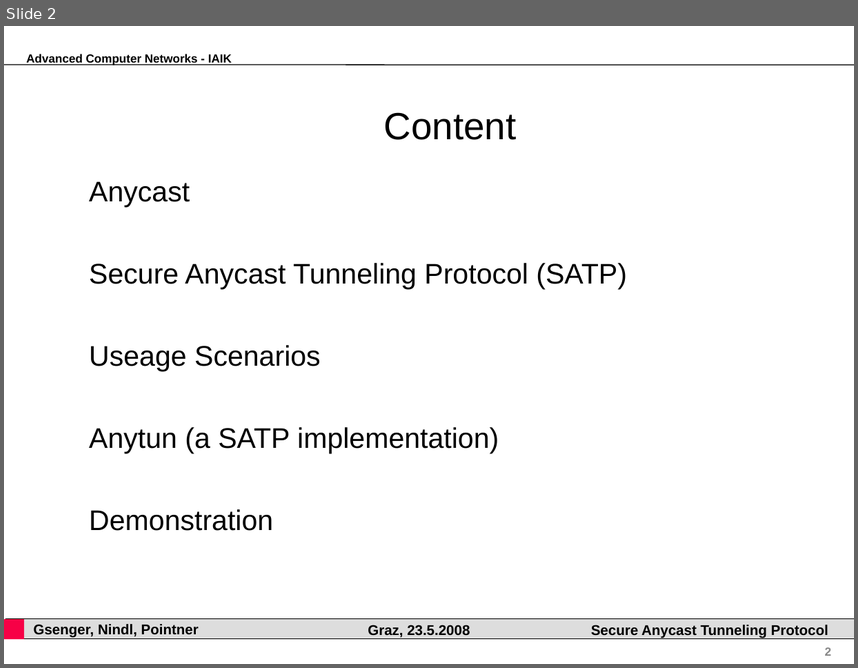
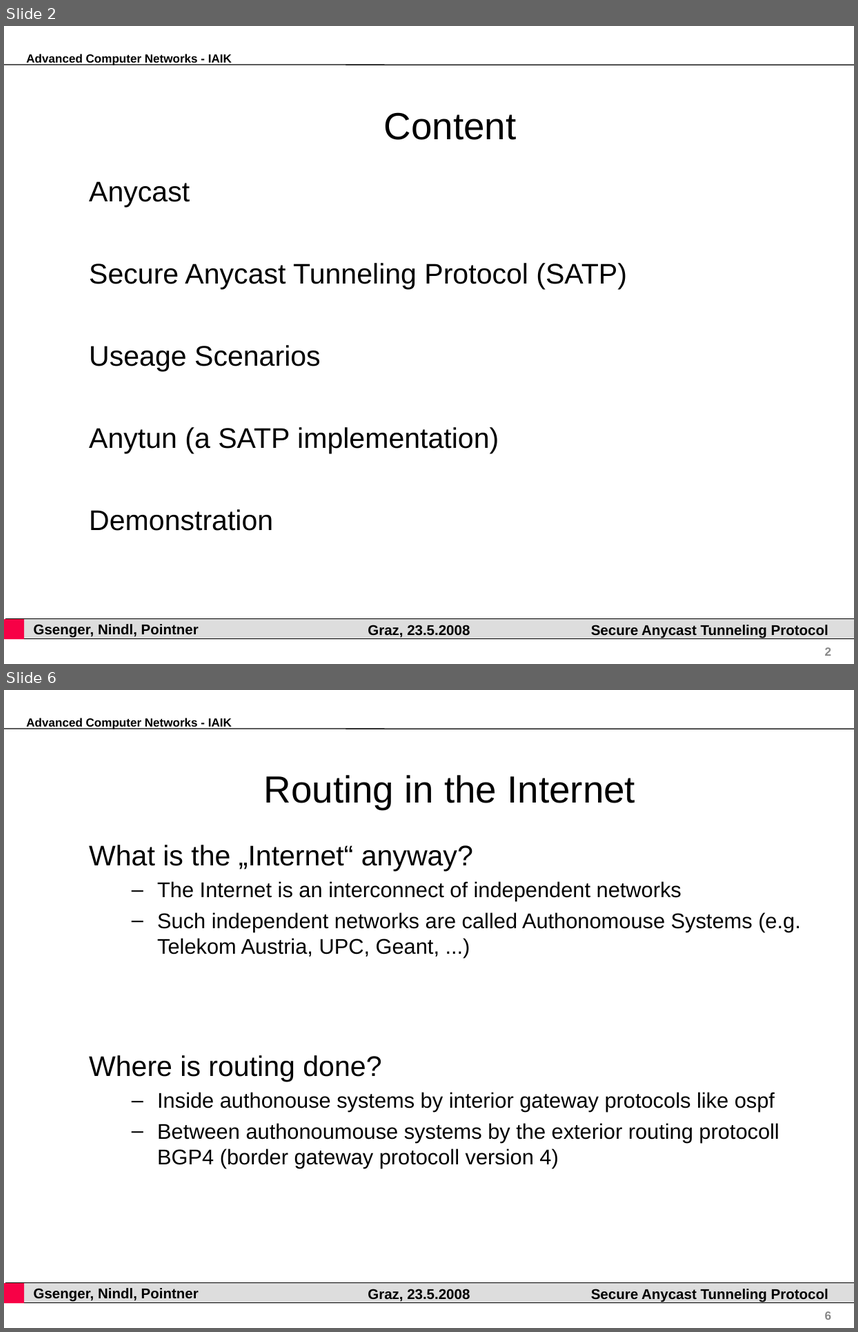
Before and after one commit to pyhedgehog/anytun, a slide deck: papers/acn.ppt. Shown one above the other, each under a label of ours: slide 2 before the commit, slides 2 and 6 after it; the slides between them are not shown. The pictures are 858x668 and 858x1332 pixels, drawn with LibreOffice and Linux fonts; fonts in the diff are those of the drawing; background and template pictures are left out. Boxes give left, top, right and bottom in pixels: in the first picture for what was removed or moved away, otherwise in the second. Text is boxed around its words. In the diff, an @@ line names an element or a change of style, - is before the commit and + after.

```diff
--- a/papers/acn.ppt
+++ b/papers/acn.ppt
@@ slide 6 added at bbox=[4, 690, 854, 1328], background #FFFFFF; not listed: 7 template elements that a slide beside it also shows @@
@@ title added at bbox=[264, 775, 636, 809], 32 pt, text #000000 @@
+Routing in the Internet
@@ text added at bbox=[89, 845, 801, 1168], 18 pt, text #000000 @@
+What is the „Internet“ anyway?
+  – The Internet is an interconnect of independent networks
+  – Such independent networks are called Authonomouse Systems (e.g. Telekom Austria, UPC, Geant, ...)
+Where is routing done?
+  – Inside authonouse systems by interior gateway protocols like ospf
+  – Between authonoumouse systems by the exterior routing protocoll BGP4 (border gateway protocoll version 4)
```
Also in this commit, not shown: 1 slide changed, 5 other slides added, 2 other files.
